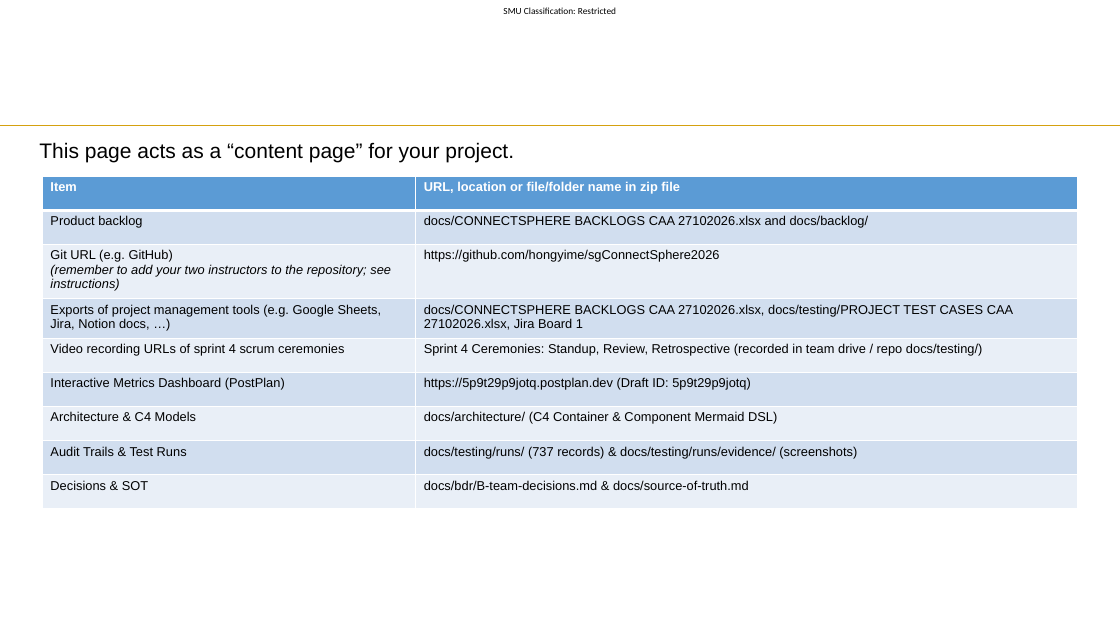
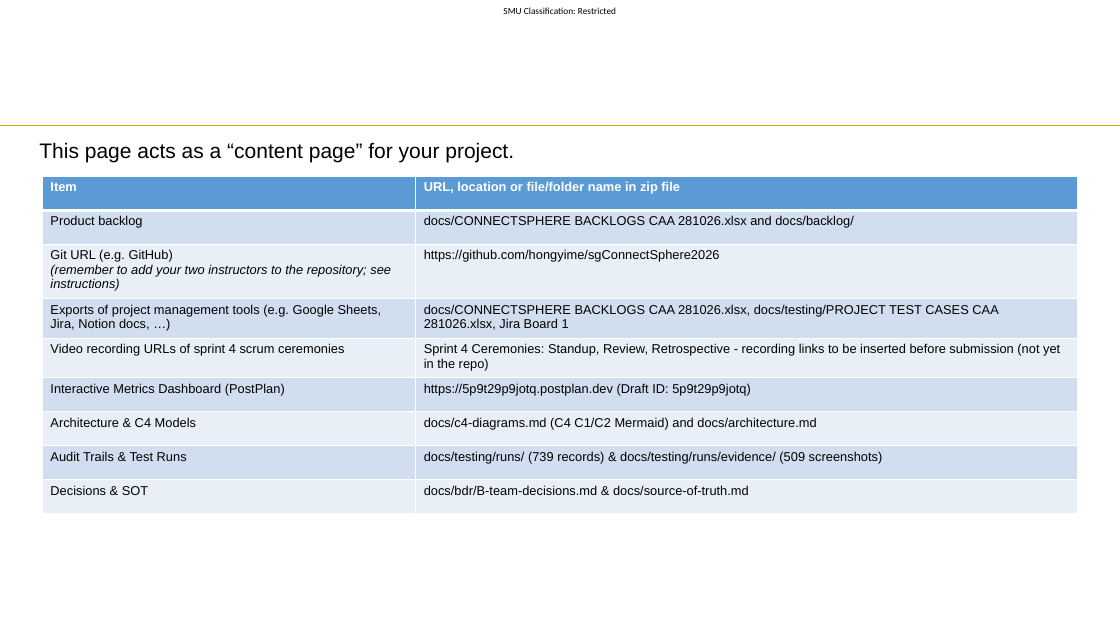
Before and after one commit to hongyime/sgConnectSphere2026, a slide deck: slide 2 of docs/slides/presentation/Week 11 Slide Template.pptx. Drawn at 1120x630 pixels with LibreOffice and Linux fonts; fonts in the diff are those of the drawing; background and template pictures are left out. Boxes give left, top, right and bottom in pixels: in the first picture for what was removed or moved away, otherwise in the second. Text is boxed around its words. In the diff, an @@ line names an element or a change of style, - is before the commit and + after.

Commit message:
docs(slides): correct Week 11 deck claims to match the repository
Reviewers found claims in the deck that do not hold against the code and
records. Rewrite them with traceable evidence instead of assertions.

- Index: cite the CAA 281026 exports that exist, point at
  docs/c4-diagrams.md and docs/architecture.md, update run records to 739
  and add the 509 evidence images.
- Customer change (most impact): drop the FIFO auto-promotion and claim
  window that the backlog contradicts (C-23, T-33, T-46); state notify-all
  then first-come, and name the real cancellation code and tests.
- Least impact: correct the module path to venueBooking/ and the frontend
  path to features/venue/.
- Testing: remove the CI coverage gate claim (no workflow runs coverage),
  replace the test counts with CI run 40901918683 on main eab9f898, and
  replace "zero technical debt" with the tracked follow-ups.
- Team table: add the sixth member and rebuild every row from PR authorship
  and git shortlog; contribution percentages now total 100%.

Not done: the ceremony recording links still have to come from the team, and
each member should confirm their own row.

```diff
--- a/docs/slides/presentation/Week 11 Slide Template.pptx
+++ b/docs/slides/presentation/Week 11 Slide Template.pptx
@@ table at box(42, 176, 1078, 607) @@
-row 2, column 2: docs/CONNECTSPHERE BACKLOGS CAA 27102026.xlsx and docs/backlog/
+row 2, column 2: docs/CONNECTSPHERE BACKLOGS CAA 281026.xlsx and docs/backlog/
-row 4, column 2: docs/CONNECTSPHERE BACKLOGS CAA 27102026.xlsx, docs/testing/PROJECT TEST CASES CAA 27102026.xlsx, Jira Board 1
+row 4, column 2: docs/CONNECTSPHERE BACKLOGS CAA 281026.xlsx, docs/testing/PROJECT TEST CASES CAA 281026.xlsx, Jira Board 1
-row 5, column 2: Sprint 4 Ceremonies: Standup, Review, Retrospective (recorded in team drive / repo docs/testing/)
+row 5, column 2: Sprint 4 Ceremonies: Standup, Review, Retrospective - recording links to be inserted before submission (not yet in the repo)
-row 7, column 2: docs/architecture/ (C4 Container & Component Mermaid DSL)
+row 7, column 2: docs/c4-diagrams.md (C4 C1/C2 Mermaid) and docs/architecture.md
-row 8, column 2: docs/testing/runs/ (737 records) & docs/testing/runs/evidence/ (screenshots)
+row 8, column 2: docs/testing/runs/ (739 records) & docs/testing/runs/evidence/ (509 screenshots)
```
Also in this commit, not shown: 7 other slides changed, 1 other file.
